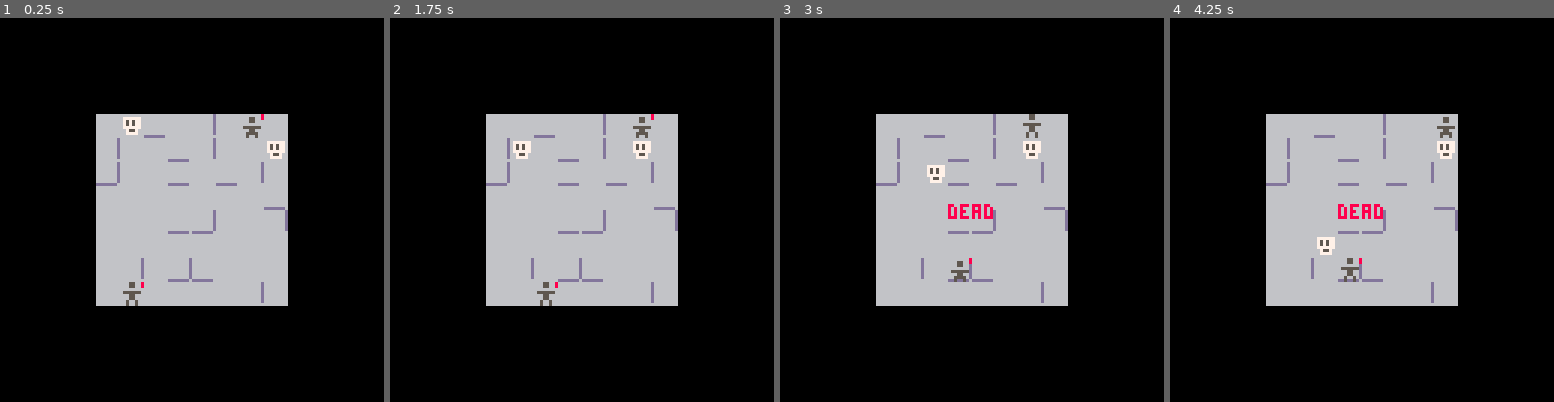
Above: before the commit, frames 1-4 (left to right).
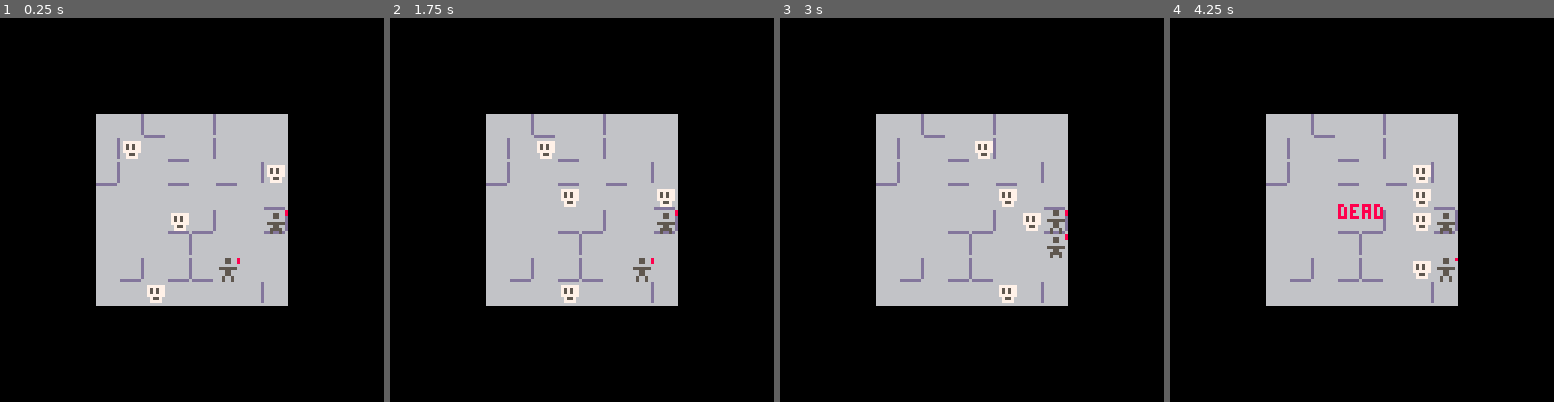
Above: after the commit, the same moments.

Repository: taylordolan/grid-folks
Game: PICO-8 cartridge grid_folks.p8
Two runs of this game, one before a commit and one after it. Both use one fixed random seed, a clock stepped at 60 frames per second and the inputs below.
Inputs:
- Up to frame 1 (0.25 s): no input
- Up to frame 2 (1.75 s): tap X (X key) at 0.33, 1.07 s; hold Right from 1.6 s (still down)
- Up to frame 3 (3 s): tap X (X key) at 1.85, 2.97 s; release Right at 2.1 s; hold Up 2.15-2.42 s; hold Right from 2.47 s (still down)
- Up to frame 4 (4.25 s): release Right at 3.03 s; hold Left 3.08-3.58 s; hold Down 3.63-3.97 s; hold Right from 4.02 s (still down); tap X (X key) at 4.08 s

The runs differ from the first frame. In frame 1, 1.8% of the frame differs, in the area x 31-75%, y 25-75%; in frame 2, 1.8%; in frame 3, 2.1%; in frame 4, 1.8%.

Commit message:
clean up

Diff:
--- a/grid_folks.p8
+++ b/grid_folks.p8
@@ -32,7 +32,7 @@
   player_turn = true
 	game_over = false
 
-  -- create wall
+  -- create walls
   generate_walls()
   while is_map_contiguous() == false do
     clear_all_walls()
@@ -42,16 +42,20 @@
   -- heroes
   hero_a = create_hero()
   hero_b = create_hero()
-  set_to_random_empty_tile(hero_a)
-  set_to_random_empty_tile(hero_b)
+  deploy(hero_a, {"hero", "enemy"})
+  deploy(hero_b, {"hero", "enemy"})
 
 	-- list of enemies
 	enemies = {}
 	create_enemy()
   create_enemy()
-
-	-- initial enemy position
-	foreach(enemies, set_to_random_empty_tile)
+  create_enemy()
+  create_enemy()
+
+	-- initial enemy positions
+  for next in all(enemies) do
+    deploy(next, {"hero", "enemy"})
+  end
 end
 
 function _update()
@@ -235,19 +239,9 @@
 	add(board[dest_x][dest_y], thing)
 end
 
--- put a thing at a random tile
-function set_to_random_tile(thing)
-	dest = random_tile()
-	set_tile(thing, dest)
-end
-
--- put a thing at a random empty tile
-function set_to_random_empty_tile(thing)
-	dest = random_empty_tile()
-	set_tile(thing, dest)
-end
-
-function new_set_to_random_tile(thing, avoid_list)
+-- deploys a thing to a random tile
+-- avoid_list is a list of types. tiles with things of that type will be avoided.
+function deploy(thing, avoid_list)
 
   local valid_tiles = {}
 
@@ -568,7 +562,7 @@
 
 function generate_walls()
 
-  for i = 1, 10 do
+  for i = 1, 12 do
     local wall_right = {
       type = "wall_right",
       sprite = "005"
@@ -577,11 +571,12 @@
       type = "wall_down",
       sprite = "006"
     }
-    new_set_to_random_tile(wall_right, {"wall_right"})
-    new_set_to_random_tile(wall_down, {"wall_down"})
-  end
-end
-
+    deploy(wall_right, {"wall_right"})
+    deploy(wall_down, {"wall_down"})
+  end
+end
+
+-- todo: clean this up
 function is_map_contiguous()
 
   local frontier = {{1,1}}
